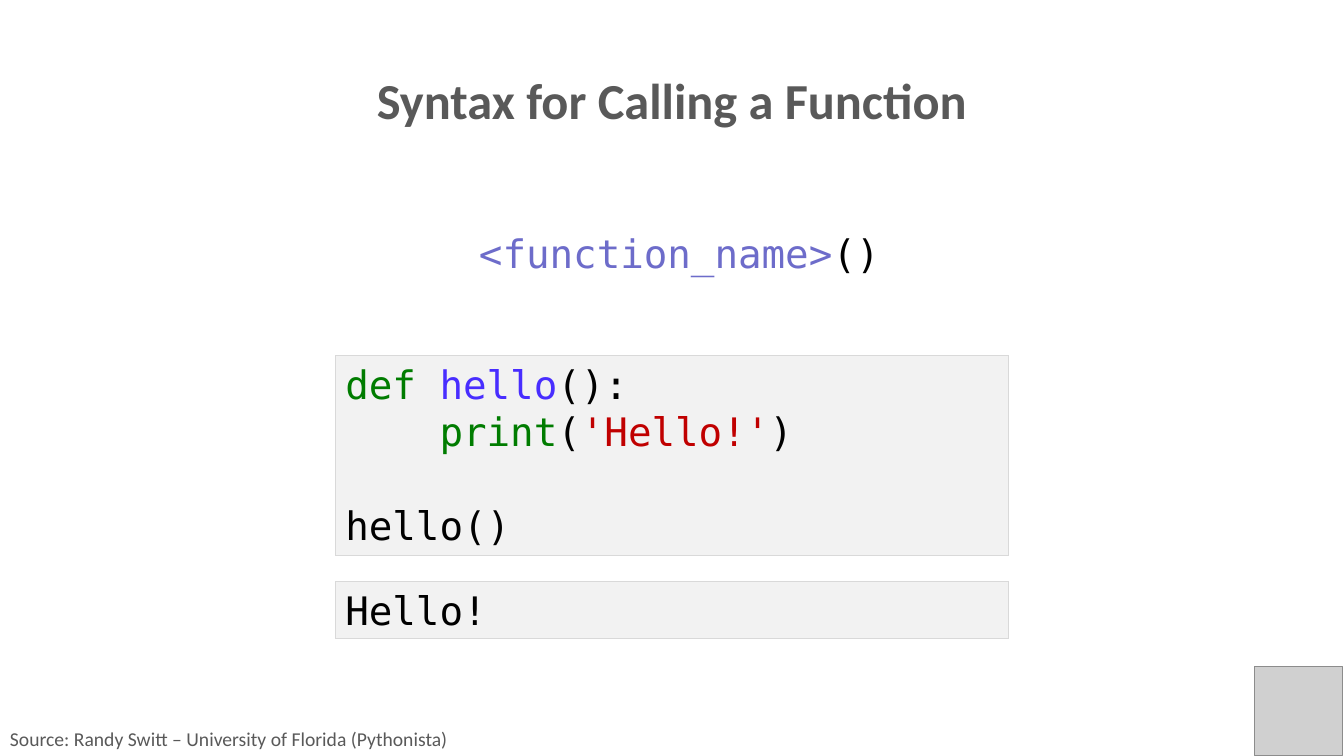
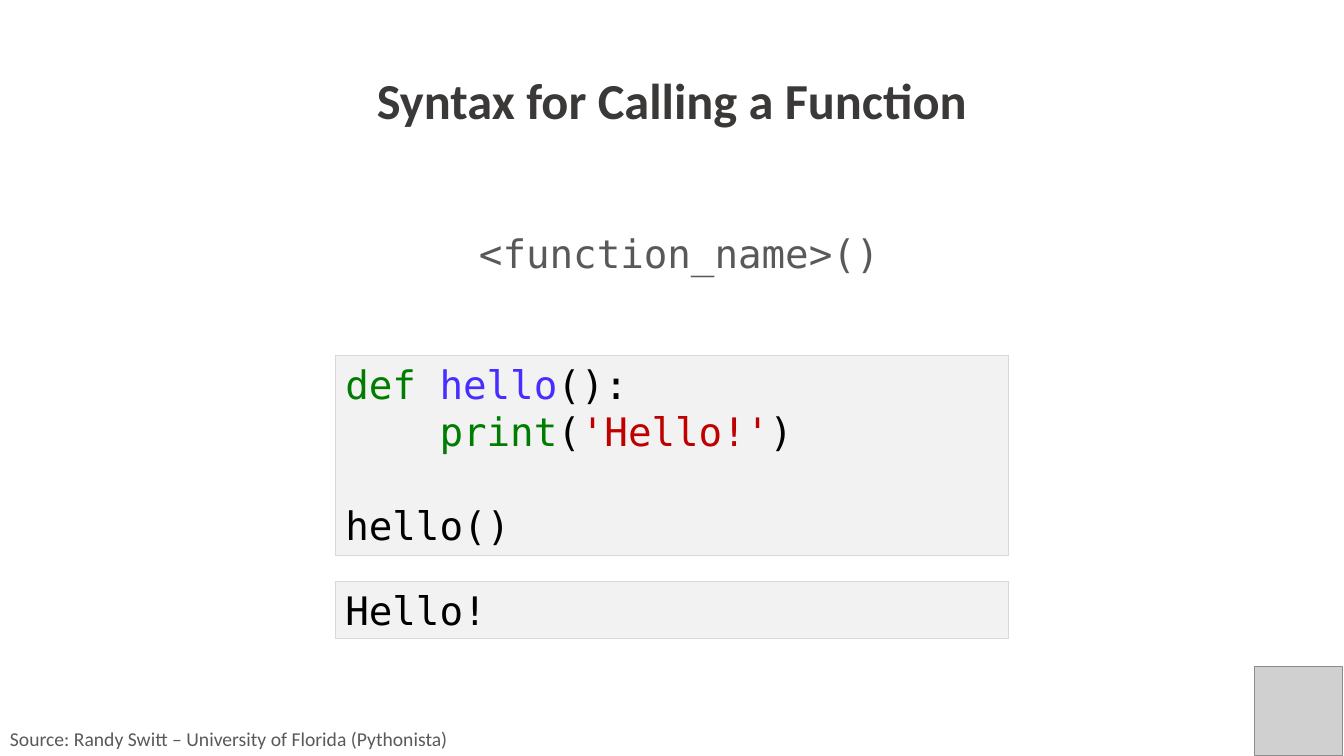
Before and after one commit to PracticumAI/python, a slide deck: slide 7 of presentations/03_functions.pptx. Drawn at 1344x756 pixels with LibreOffice and Linux fonts; fonts in the diff are those of the drawing; grey boxes stand for pictures. Boxes give left, top, right and bottom in pixels: in the first picture for what was removed or moved away, otherwise in the second. Text is boxed around its words. In the diff, an @@ line names an element or a change of style, - is before the commit and + after.

Commit message:
Updated functions .pptx to new color palette.

```diff
--- a/presentations/03_functions.pptx
+++ b/presentations/03_functions.pptx
@@ text "Syntax for Calling a Function" at box(377, 83, 967, 128): text colour #595959 to #3B3838 @@
@@ text "<function_name>()" at box(479, 238, 880, 277): text colour #6D6CCA to #595959, text colour #000000 to #595959 in "<function_name>()" @@
```
Also in this commit, not shown: 16 other slides changed.
